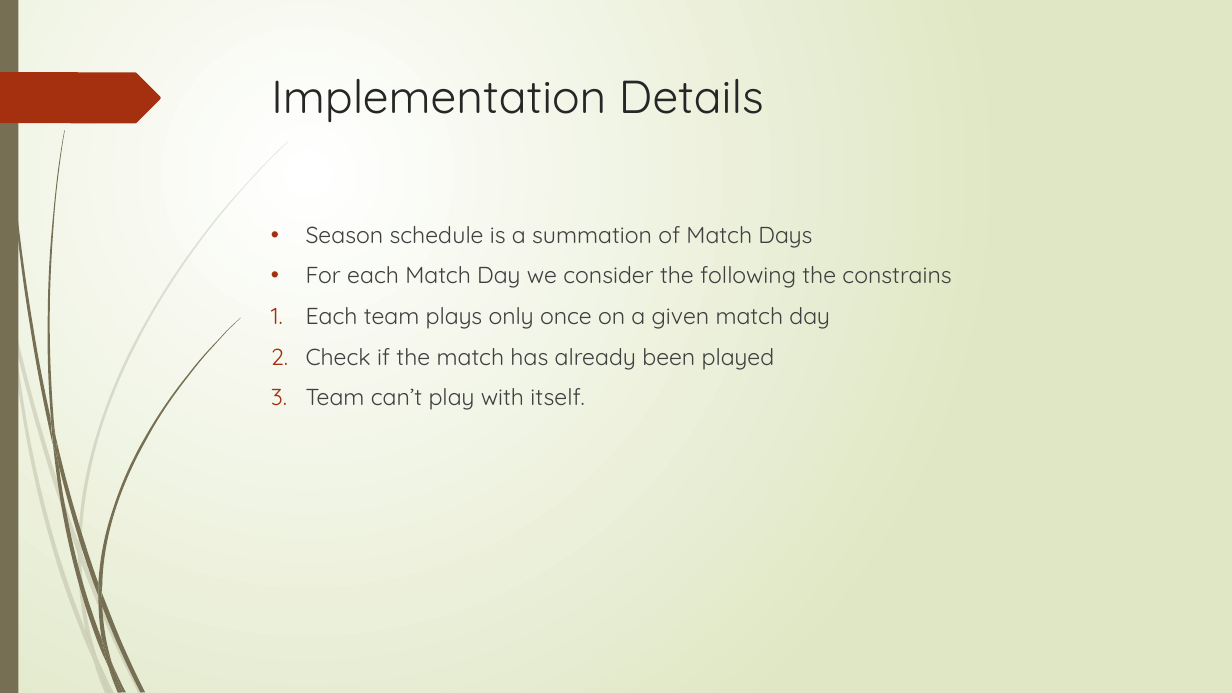
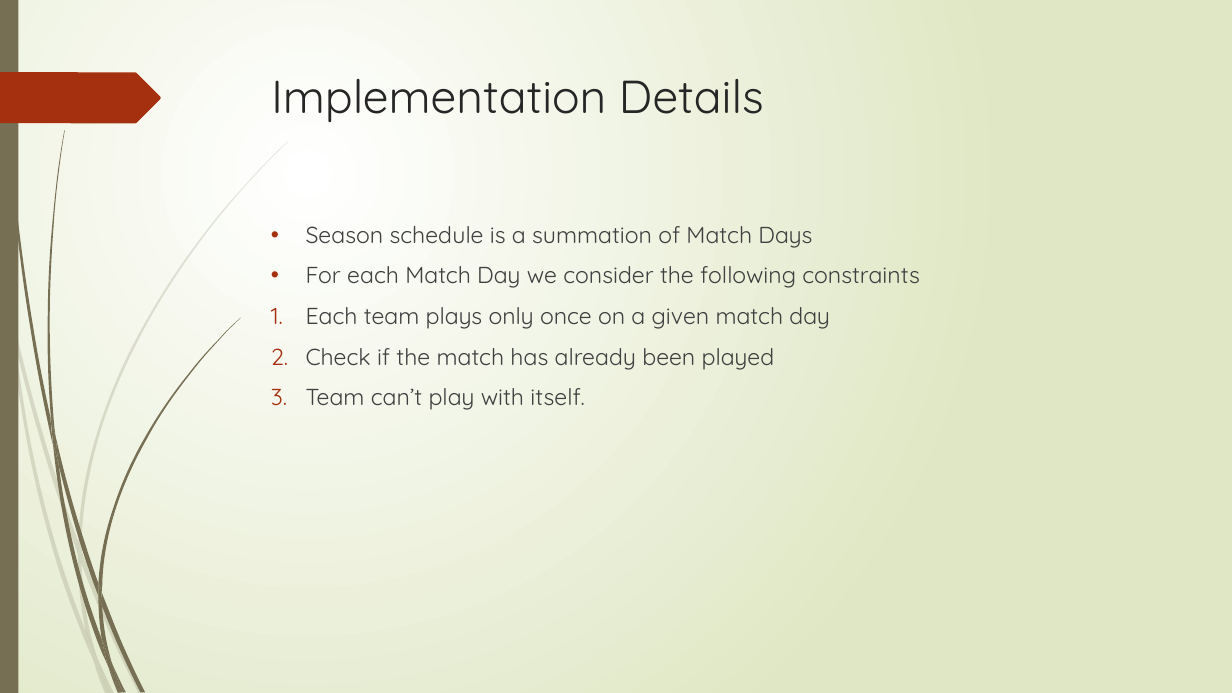
Before and after one commit to anubhav1011/INFO6205_524, a slide deck: slide 5 of Report.pptx. Drawn at 1232x693 pixels with LibreOffice and Linux fonts; fonts in the diff are those of the drawing. Boxes give left, top, right and bottom in pixels: in the first picture for what was removed or moved away, otherwise in the second. Text is boxed around its words. In the diff, an @@ line names an element or a change of style, - is before the commit and + after.

Commit message:
changes in PPT

```diff
--- a/Report.pptx
+++ b/Report.pptx
@@ text at [306,266,920,288]: text changed @@
-• For each Match Day we consider the following the constrains
+• For each Match Day we consider the following constraints
```
